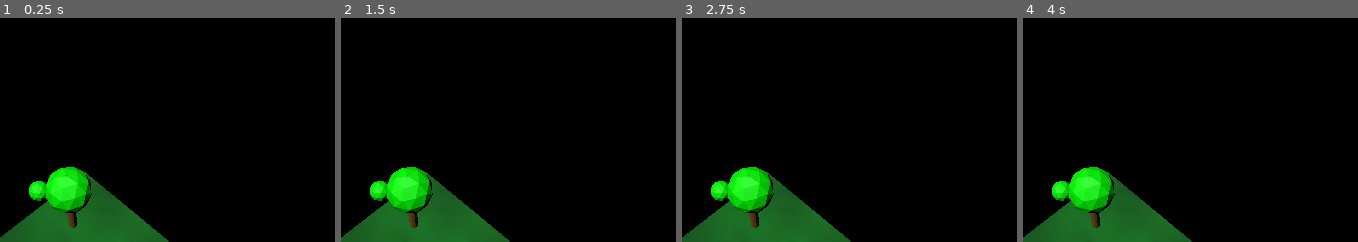
Above: before the commit, frames 1-4 (left to right).
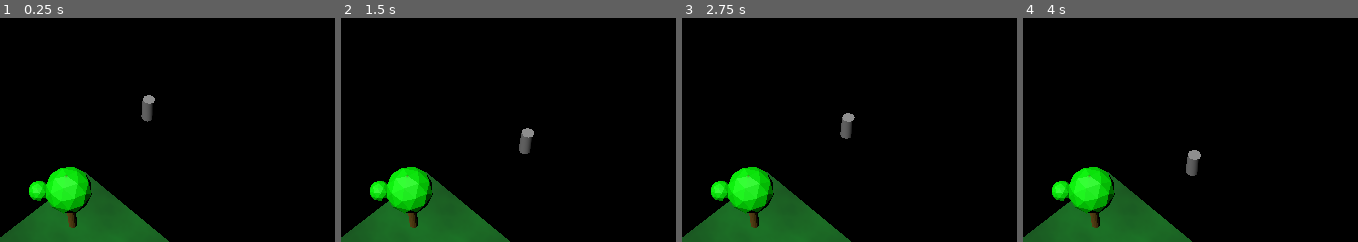
Above: after the commit, the same moments.

Repository: r0nk/midlane
Game: Godot game, scene res://main3d.tscn
Two runs of this game, one before a commit and one after it. Both use one fixed random seed, a clock stepped at 60 frames per second and the inputs below.
Inputs (mouse positions are % of the whole screen's width and height, from its top left):
- Up to frame 1 (0.25 s): no input
- Up to frame 2 (1.5 s): tap Enter at 0.5 s; move the mouse to (86, 45) at 0.52 s; right-click (86, 45) at 0.6 s; move the mouse to (36, 55) at 1.27 s; right-click (36, 55) at 1.35 s
- Up to frame 3 (2.75 s): move the mouse to (71, 28) at 2.02 s; right-click (71, 28) at 2.1 s
- Up to frame 4 (4 s): move the mouse to (54, 70) at 2.77 s; right-click (54, 70) at 2.85 s; move the mouse to (95, 65) at 3.52 s; right-click (95, 65) at 3.6 s
The pictures show only the part of the screen within x 43-93%, y 12-62%; the shares and areas given below are measured in that part.

The runs differ from the first frame. In frame 1, 0.3% of the frame differs, in the area x 42-47%, y 34-47%; in frame 2, 0.4%; in frame 3, 0.4%; in frame 4, 0.4%, in the area x 48-54%, y 58-71%.

Commit message:
added basic right click movement.

Diff:
--- a/main3d.tscn
+++ b/main3d.tscn
@@ -1,7 +1,9 @@
-[gd_scene load_steps=9 format=3 uid="uid://0vqxkwa3nw8q"]
+[gd_scene load_steps=11 format=3 uid="uid://0vqxkwa3nw8q"]
 
 [ext_resource type="Script" path="res://Camera3D.gd" id="1_kwj0e"]
+[ext_resource type="Script" path="res://unit.gd" id="2_l5ywj"]
 [ext_resource type="PackedScene" uid="uid://bhek1084fhjrp" path="res://models/tree.glb" id="2_un76p"]
+[ext_resource type="Script" path="res://pathfinding.gd" id="2_xwc7q"]
 
 [sub_resource type="CylinderShape3D" id="CylinderShape3D_tbk12"]
 
@@ -22,7 +24,7 @@
 
 [sub_resource type="WorldBoundaryShape3D" id="WorldBoundaryShape3D_qqc8i"]
 
-[node name="Node3D" type="Node3D"]
+[node name="main" type="Node3D"]
 
 [node name="Camera3D" type="Camera3D" parent="."]
 transform = Transform3D(0.707107, -0.579228, 0.40558, 0, 0.573576, 0.819152, -0.707107, -0.579228, 0.40558, 0, 30, 0)
@@ -39,12 +41,16 @@
 text = "null"
 
 [node name="unit" type="CharacterBody3D" parent="."]
-transform = Transform3D(1, 0, 0, 0, 1, 0, 0, 0, 1, 0, 2.07365, 0)
+transform = Transform3D(1, 0, 0, 0, 1, 0, 0, 0, 1, -18.2263, 2.07365, -22.4253)
+script = ExtResource("2_l5ywj")
 
 [node name="CSGCylinder3D" type="CSGCylinder3D" parent="unit"]
 
 [node name="CollisionShape3D" type="CollisionShape3D" parent="unit"]
 shape = SubResource("CylinderShape3D_tbk12")
+
+[node name="pathfinding" type="Node" parent="unit"]
+script = ExtResource("2_xwc7q")
 
 [node name="map" type="Node3D" parent="."]
 
--- /dev/null
+++ b/pathfinding.gd
@@ -0,0 +1,16 @@
+extends Node
+
+var destination = Vector3(5,2,5)
+var speed = 5
+var p
+
+func _ready():
+	p = get_parent()
+
+func _process(delta):
+	if(p.position.distance_to(destination) == 0.0):
+		return
+	p.velocity = (destination-p.position).normalized()*speed
+	p.move_and_slide()
+	if(p.position.distance_to(destination) < 0.1):
+		p.position=destination
--- /dev/null
+++ b/unit.gd
@@ -0,0 +1,15 @@
+extends CharacterBody3D
+
+
+# Called when the node enters the scene tree for the first time.
+func _ready():
+	pass # Replace with function body.
+
+
+func _input(event):
+	if Input.is_action_just_pressed('move'):
+		$pathfinding.destination=$"../Camera3D".get_bedrock_intersection_position()
+
+# Called every frame. 'delta' is the elapsed time since the previous frame.
+func _process(delta):
+	pass
